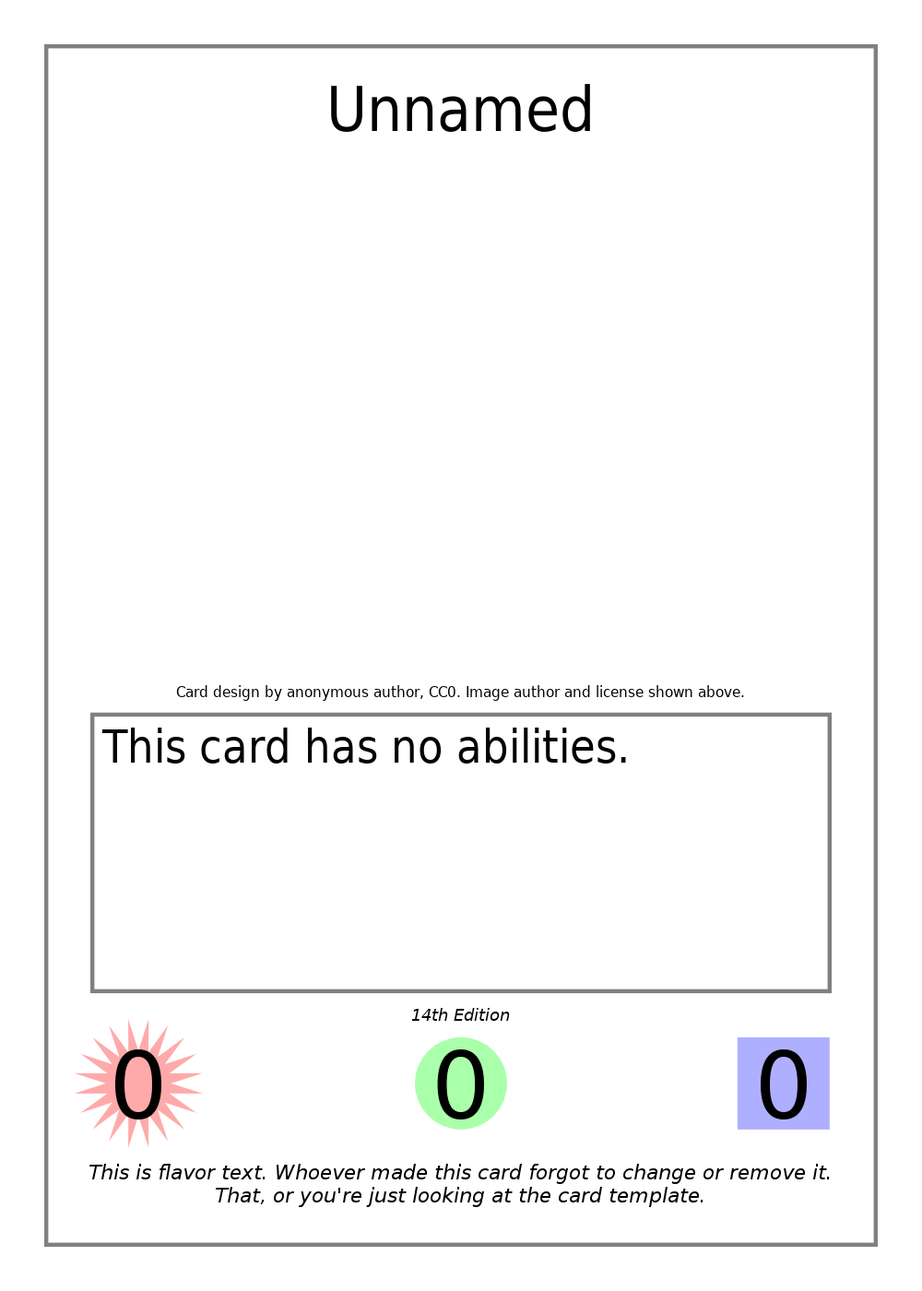
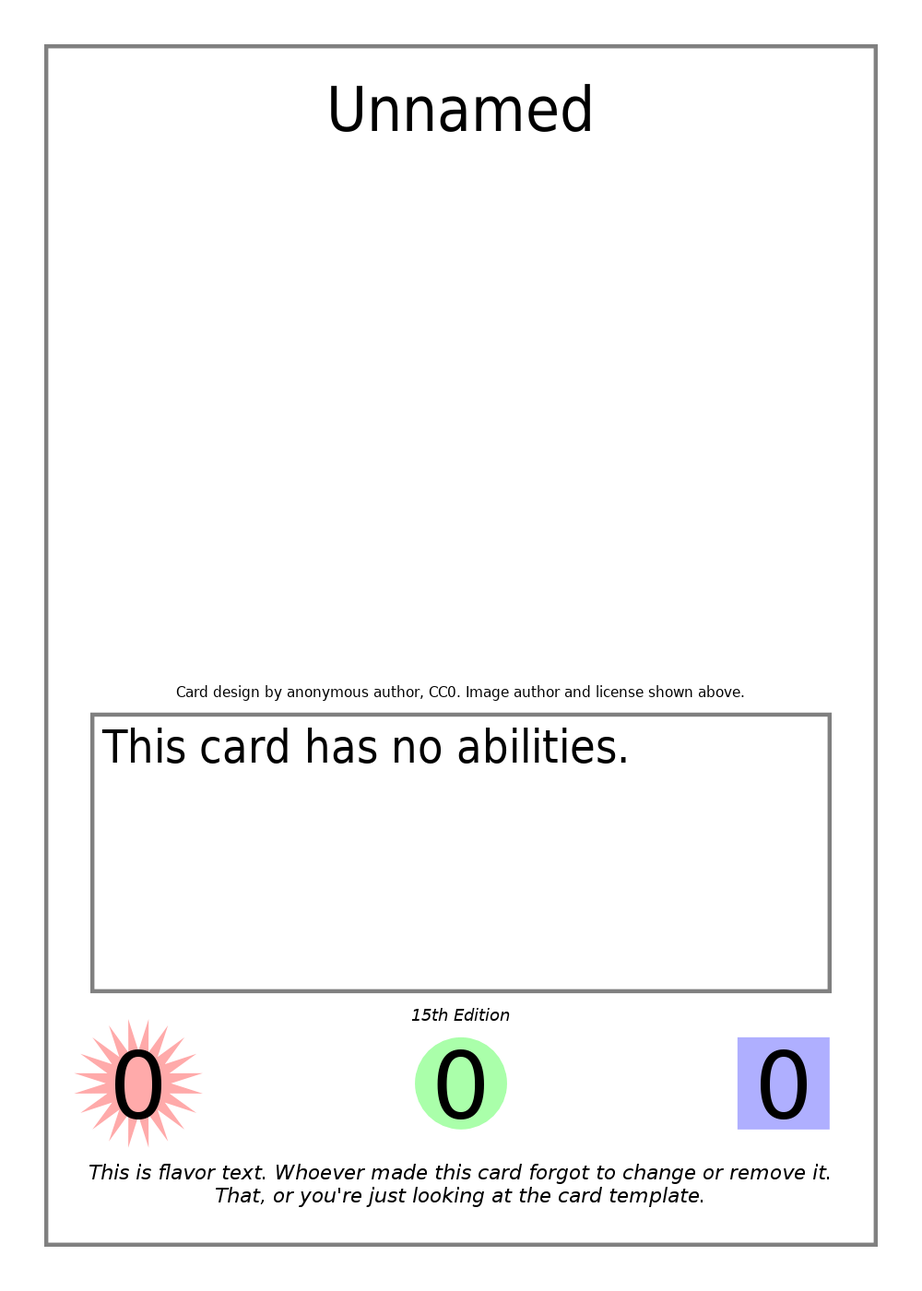
Layers edited between the first and the second (922, 1291) image:
painted on "Edition Indicator" over [421, 1009, 432, 1022]
